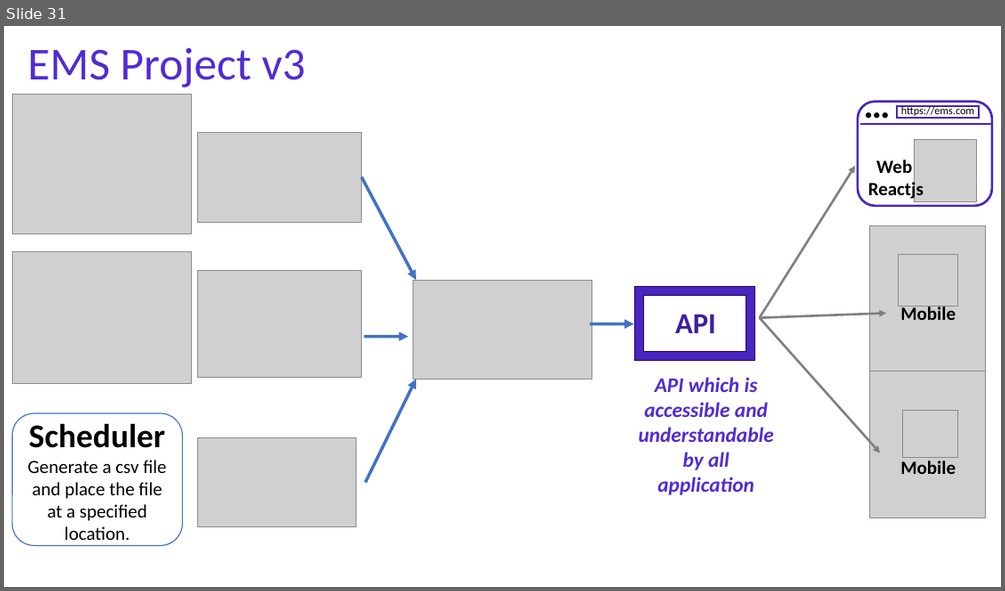
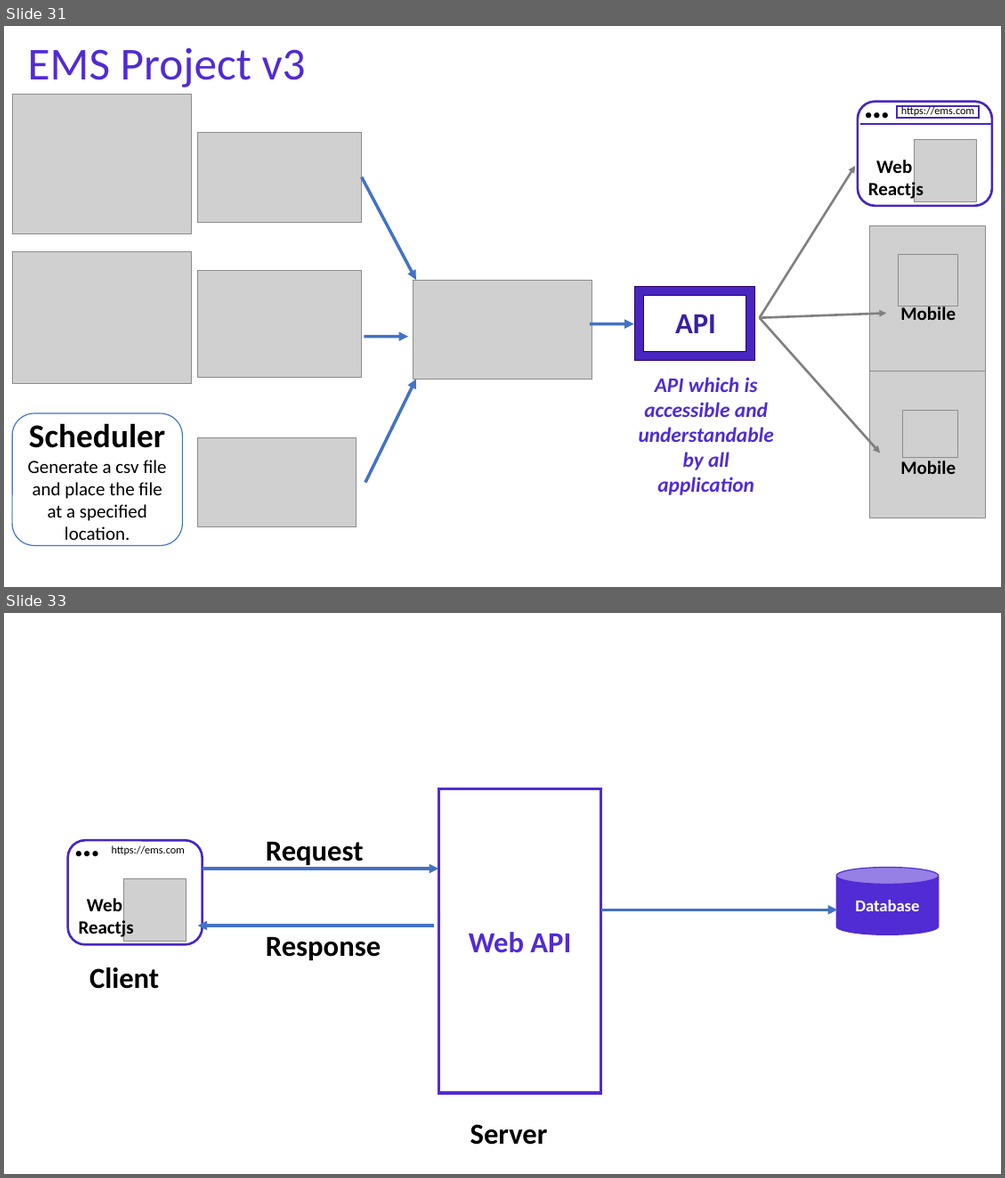
Before and after one commit to NaveenChittimalla/C-Sharp-Fundamentals, a slide deck: docs/C Sharp Programming Language - Fundaments.pptx. Shown one above the other, each under a label of ours: slide 31 before the commit, slides 31 and 33 after it; the slides between them are not shown. The pictures are 1005x591 and 1005x1178 pixels, drawn with LibreOffice and Linux fonts; fonts in the diff are those of the drawing; grey boxes stand for pictures. Boxes give left, top, right and bottom in pixels: in the first picture for what was removed or moved away, otherwise in the second. Text is boxed around its words. In the diff, an @@ line names an element or a change of style, - is before the commit and + after.

```diff
--- a/docs/C Sharp Programming Language - Fundaments.pptx
+++ b/docs/C Sharp Programming Language - Fundaments.pptx
@@ slide 33 added at (x1=4, y1=613, x2=1001, y2=1174), background #FFFFFF @@
@@ rectangle added at (x1=438, y1=788, x2=600, y2=1093), fill #FFFFFF, outline #512BD4 3 pt, 28 pt, text #512BD4, bold @@
+Web API
@@ text added at (x1=67, y1=816, x2=109, y2=868), 36 pt, text #000000, bold @@
+…
@@ rounded rectangle added at (x1=67, y1=840, x2=202, y2=945), fill #FFFFFF, outline #4826C0 2.25 pt @@
@@ text added at (x1=112, y1=845, x2=185, y2=855), 10.5 pt, text #000000 @@
+https://ems.com
@@ text added at (x1=266, y1=841, x2=364, y2=868), 28 pt, text #000000, bold @@
+Request
@@ picture added at (x1=123, y1=878, x2=186, y2=941) @@
@@ arrow added from (202, 868) to (438, 868), #4472C4 3 pt @@
@@ cylinder added at (x1=836, y1=868, x2=938, y2=934), fill #512BD4, outline #512BD4 1 pt, 16 pt, text #FFFFFF, bold @@
+Database
@@ text added at (x1=79, y1=898, x2=134, y2=940), 18 pt, text #000000, bold @@
+Web
+Reactjs
@@ arrow added from (434, 925) to (198, 925), #4472C4 3 pt @@
@@ arrow added from (600, 910) to (838, 910), #4472C4 3 pt @@
@@ text added at (x1=266, y1=936, x2=380, y2=960), 28 pt, text #000000, bold @@
+Response
@@ text added at (x1=89, y1=967, x2=159, y2=989), 28 pt, text #000000, bold @@
+Client
@@ text added at (x1=470, y1=1124, x2=548, y2=1144), 28 pt, text #000000, bold @@
+Server
```
Also in this commit, not shown: 1 slide changed, 8 other slides added, 1 other file.
